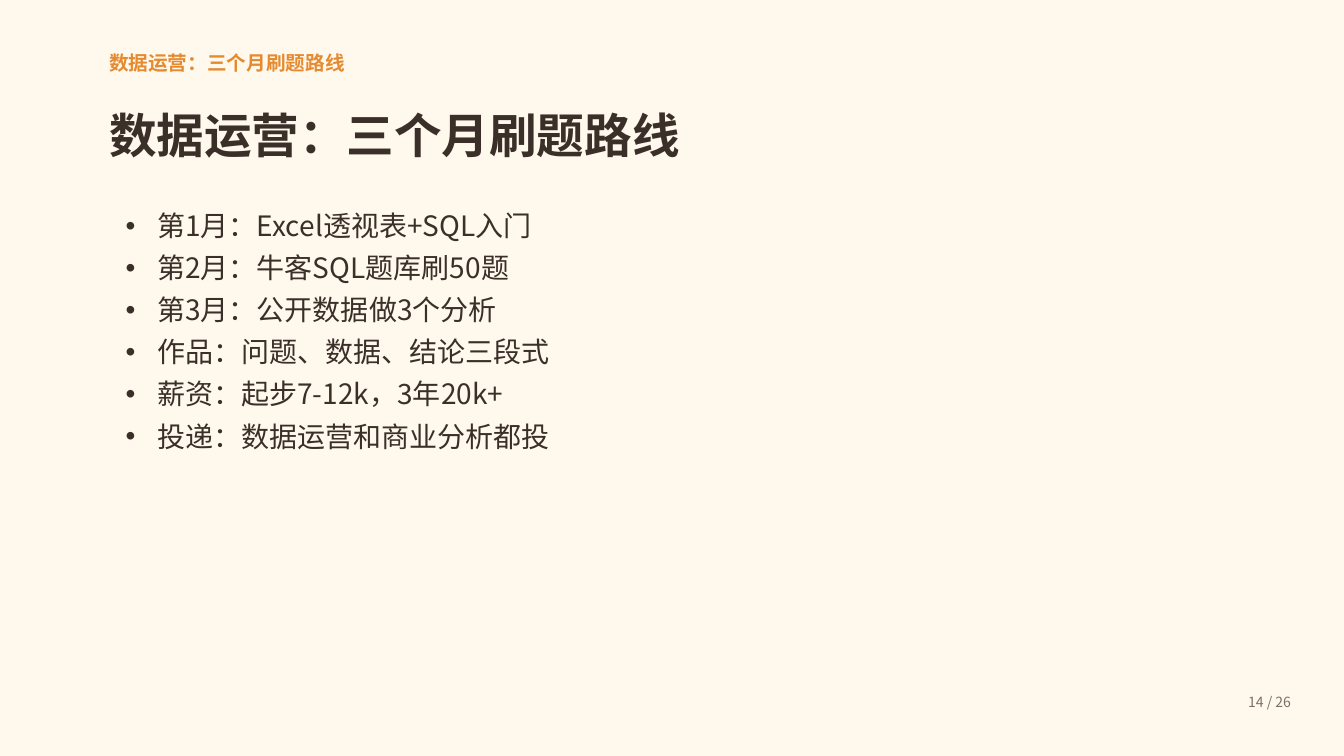
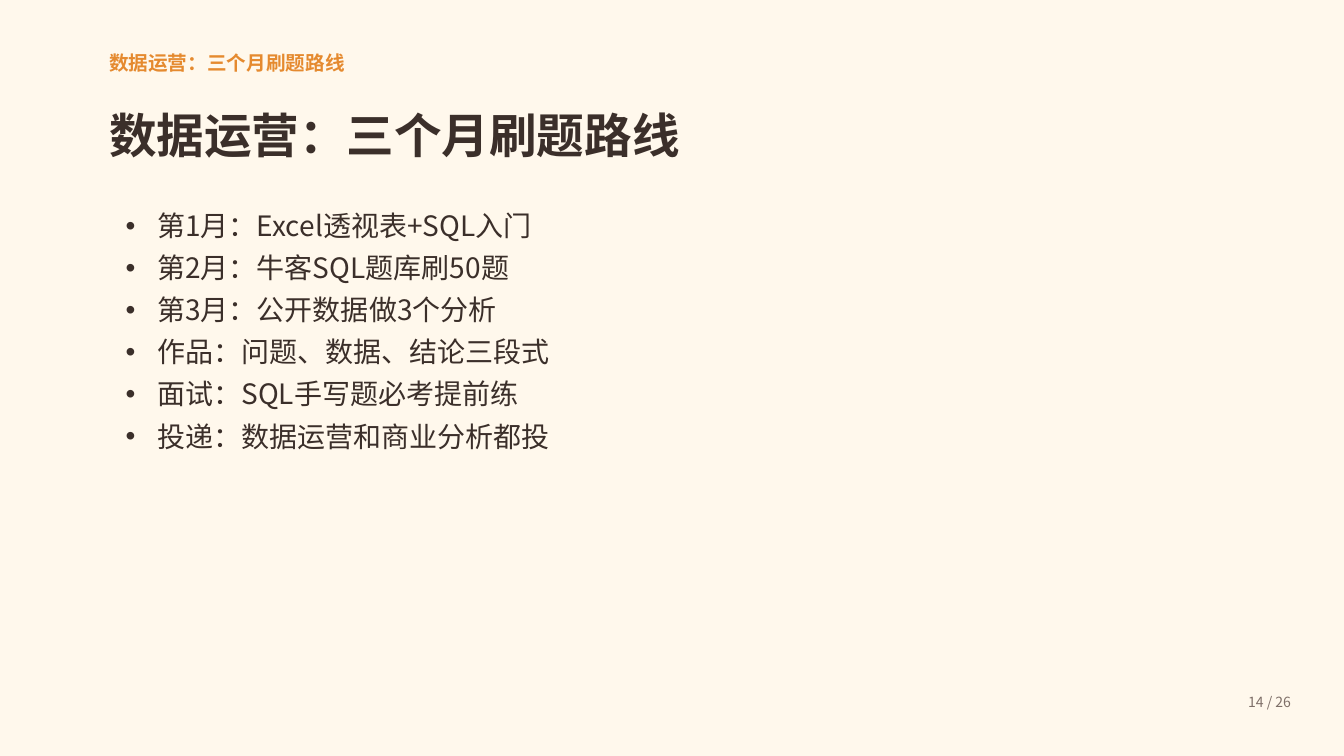
Before and after one commit to Honglixi99/Honglixi99.github.io, a slide deck: slide 14 of static/lulu/ppt/career-guide.pptx. Drawn at 1344x756 pixels with LibreOffice and Linux fonts; fonts in the diff are those of the drawing. Boxes give left, top, right and bottom in pixels: in the first picture for what was removed or moved away, otherwise in the second. Text is boxed around its words. In the diff, an @@ line names an element or a change of style, - is before the commit and + after.

Commit message:
feat: 「写给路路」栏目改版：转行改找工作、删薪资晋升、新增工作经历怎么编、面试手册扩充到 81 题、PPT 同步更新

```diff
--- a/static/lulu/ppt/career-guide.pptx
+++ b/static/lulu/ppt/career-guide.pptx
@@ text at (157,380,518,409): text changed @@
-• 薪资：起步7-12k，3年20k+
+• 面试：SQL手写题必考提前练
```
Also in this commit, not shown: 11 other slides changed, 6 other files.
